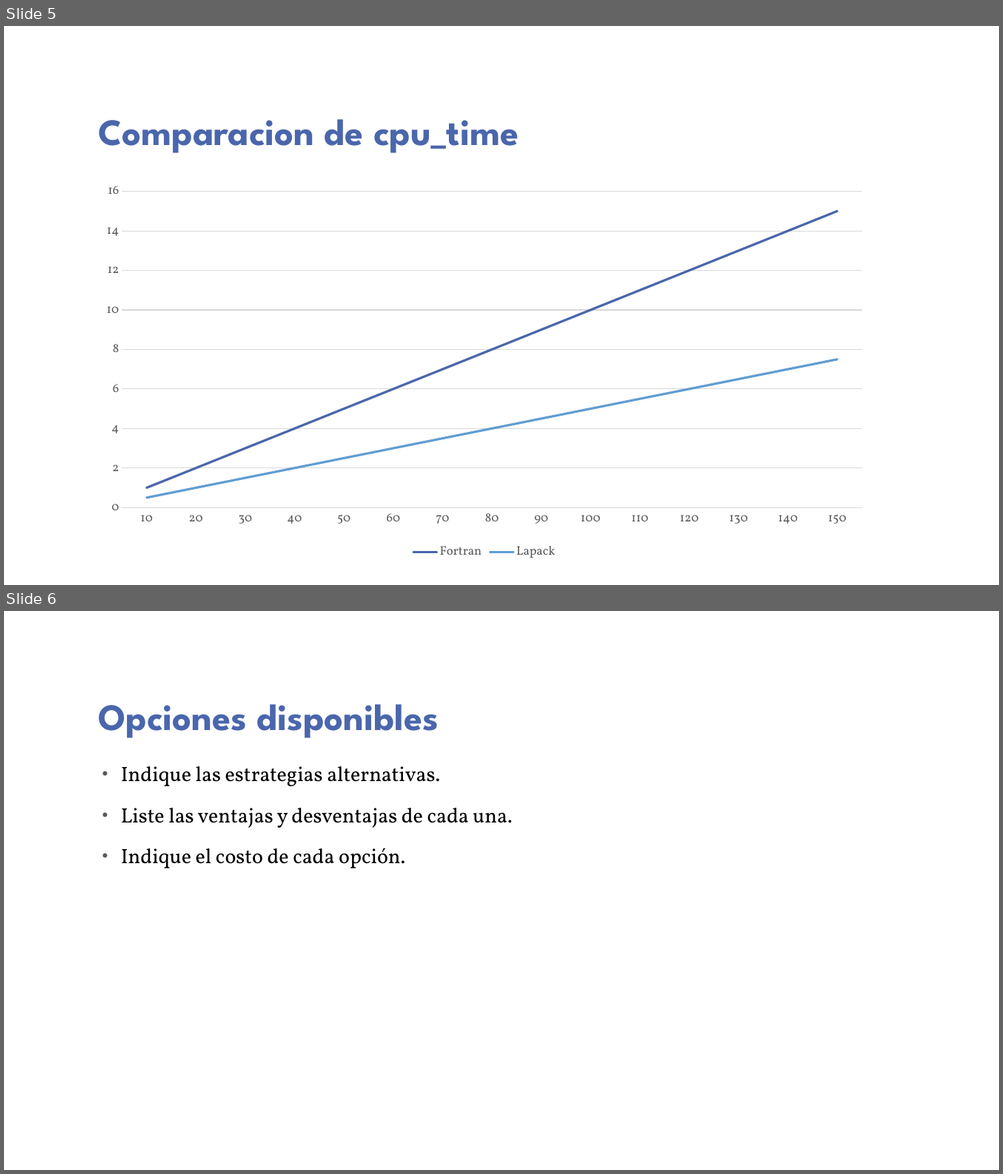
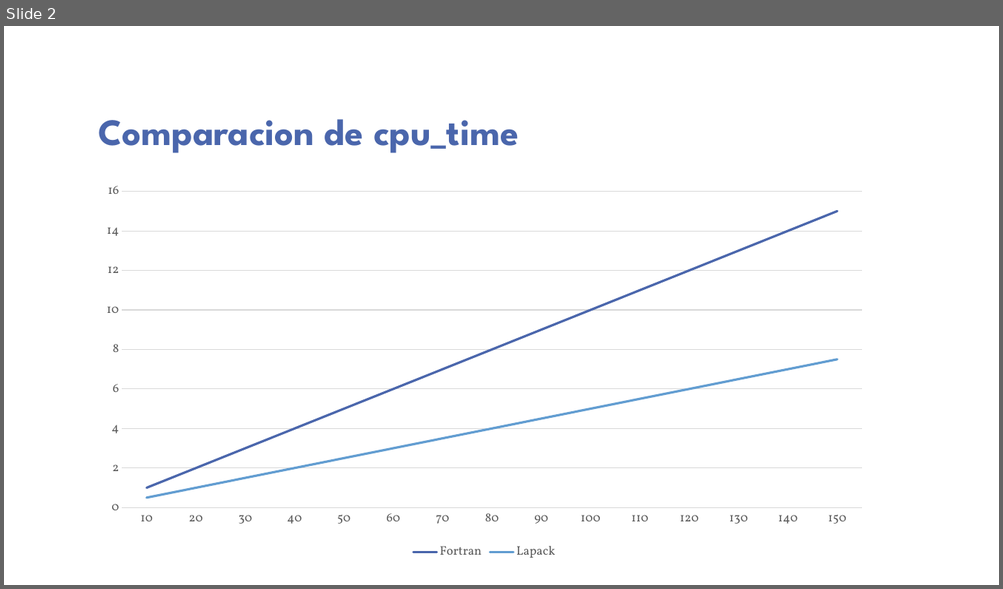
Before and after one commit to guaguaUPM/UPM, a slide deck: lu-lapack.pptx. Shown one above the other, each under a label of ours: slides 5 and 6 before the commit, slide 2 after it. The pictures are 1003x1174 and 1003x589 pixels, drawn with LibreOffice and Linux fonts; fonts in the diff are those of the drawing; background and template pictures are left out. Boxes give left, top, right and bottom in pixels: in the first picture for what was removed or moved away, otherwise in the second. Text is boxed around its words. In the diff, an @@ line names an element or a change of style, - is before the commit and + after.

```diff
--- a/lu-lapack.pptx
+++ b/lu-lapack.pptx
@@ slide 6 removed at <box>4,611,999,1170</box>, background picture (left out) @@
@@ title removed at <box>99,704,438,738</box> @@
-Opciones disponibles
@@ text removed at <box>121,766,512,869</box> @@
-• Indique las estrategias alternativas.
-• Liste las ventajas y desventajas de cada una.
-• Indique el costo de cada opción.
@@ what was slide 5 is now slide 2 @@
```
Also in this commit, not shown: 1 slide added, 5 other slides removed.
